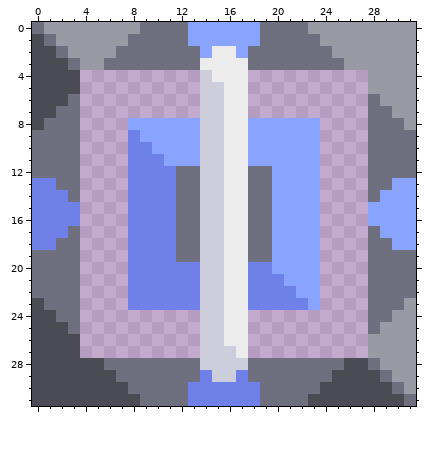
A pixel-art sprite gets an edit: sprites/blocks/logic/light-divisor-3.png. Above is the file before it was changed.
The file is 32x32 pixels.
New version:
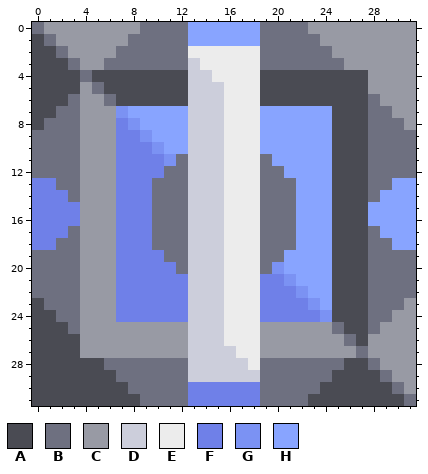
Palette (. is transparent): A #4a4b53  B #6e7080  C #989aa4  D #cccedb  E #ececec  F #6f80e8  G #7b92f3  H #88a4ff
Diff:
Changed rows in their new state; - is an unchanged pixel.
first column x 4:
 2 ---------EE--EE---------
 3 ---------D----E---------
 4 BAAAAAAAAD----EAAAAAAAAA
 5 CBAAAAAAAD----EAAAAAAAAA
 6 CCBAAAAAAD----EAAAAAAAAA
 7 CCCGHHHHHD----EHHHHHHAAA
 8 CCCFG----D----E-----HAAA
 9 CCCF-G---D----E-----HAAA
10 CCCF--G--D----E-----HAAA
11 CCCF---GBD----EB----HAAA
12 CCCF---B-D----E-B---HAAA
13 CCCF--BB-D----E-BB--HAAA
14 CCCF--BB-D----E-BB--HAAA
15 CCCF--BB-D----E-BB--HAAA
16 CCCF--BB-D----E-BB--HAAA
17 CCCF--BB-D----E-BB--HAAA
18 CCCF--BB-D----E-BB--HAAA
19 CCCF---B-D----E-B---HAAA
20 CCCF----BD----EBG---HAAA
21 CCCF-----D----E--G--HAAA
22 CCCF-----D----E---G-HAAA
23 CCCF-----D----E----GHAAA
24 CCCFFFFFFD----EFFFFFGAAA
25 CCCCCCCCCD----ECCCCCCBAA
26 CCCCCCCCCD----ECCCCCCCBA
27 CCCCCCCCCD----ECCCCCCCCB
28 ---------D----E---------
29 ---------DD--DD---------
Changed places in both pictures, as pixel boxes (x1, y1, x2, y2):
changed: (80, 46, 368, 382)
